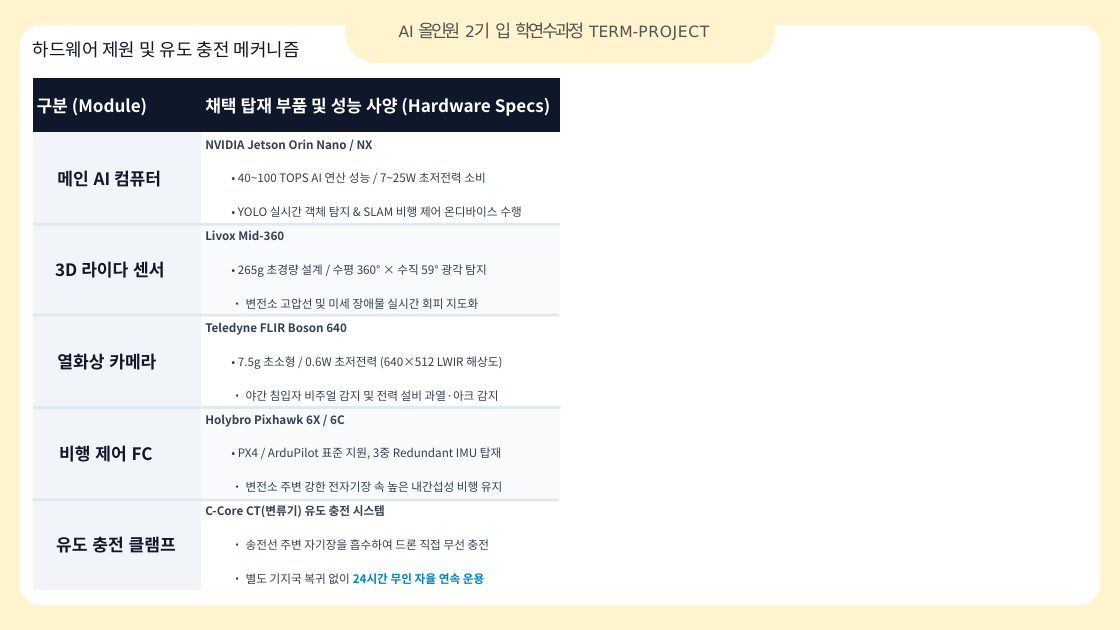
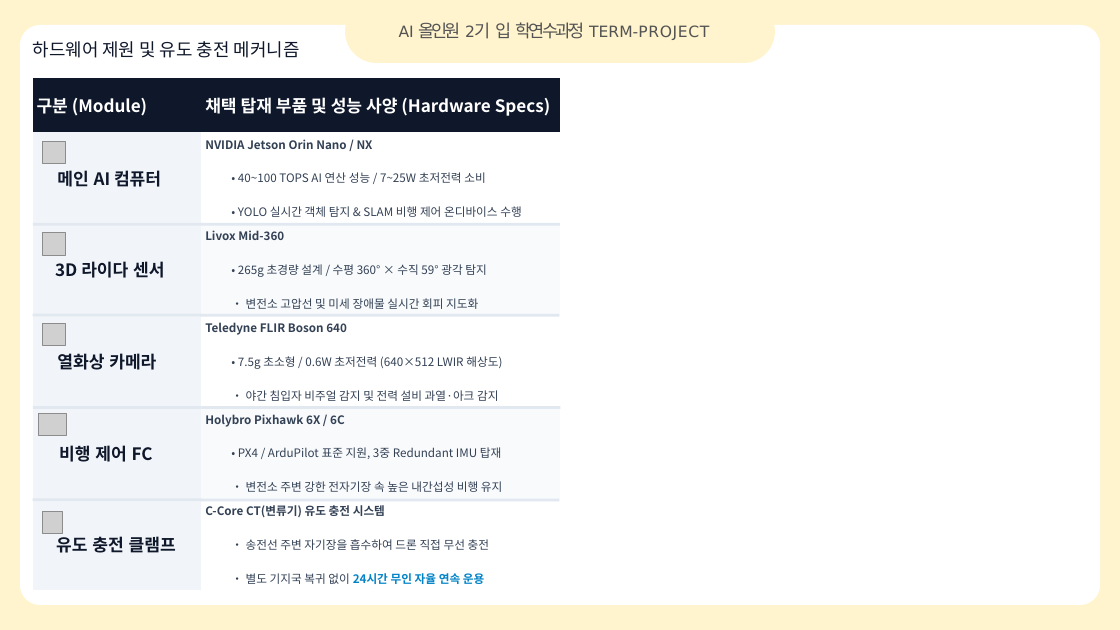
Before and after one commit to woochul0516/woochul_codyssey, a slide deck: slide 2 of Term_Project/HW Data.pptx. Drawn at 1120x630 pixels with LibreOffice and Linux fonts; fonts in the diff are those of the drawing; grey boxes stand for pictures; background and template pictures are left out. Boxes give left, top, right and bottom in pixels: in the first picture for what was removed or moved away, otherwise in the second. Text is boxed around its words. In the diff, an @@ line names an element or a change of style, - is before the commit and + after.

```diff
--- a/Term_Project/HW Data.pptx
+++ b/Term_Project/HW Data.pptx
@@ picture added at (x1=43, y1=142, x2=66, y2=164) @@
@@ picture added at (x1=43, y1=232, x2=66, y2=255) @@
@@ picture added at (x1=43, y1=323, x2=66, y2=346) @@
@@ picture added at (x1=38, y1=413, x2=66, y2=436) @@
@@ picture added at (x1=43, y1=511, x2=62, y2=534) @@
```
Also in this commit, not shown: 1 other slide changed.
